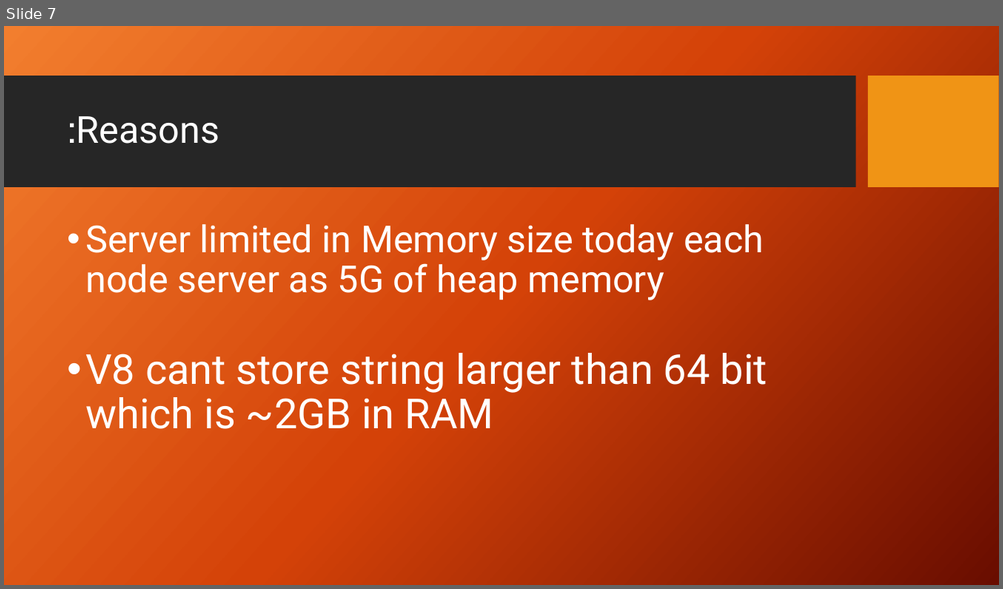
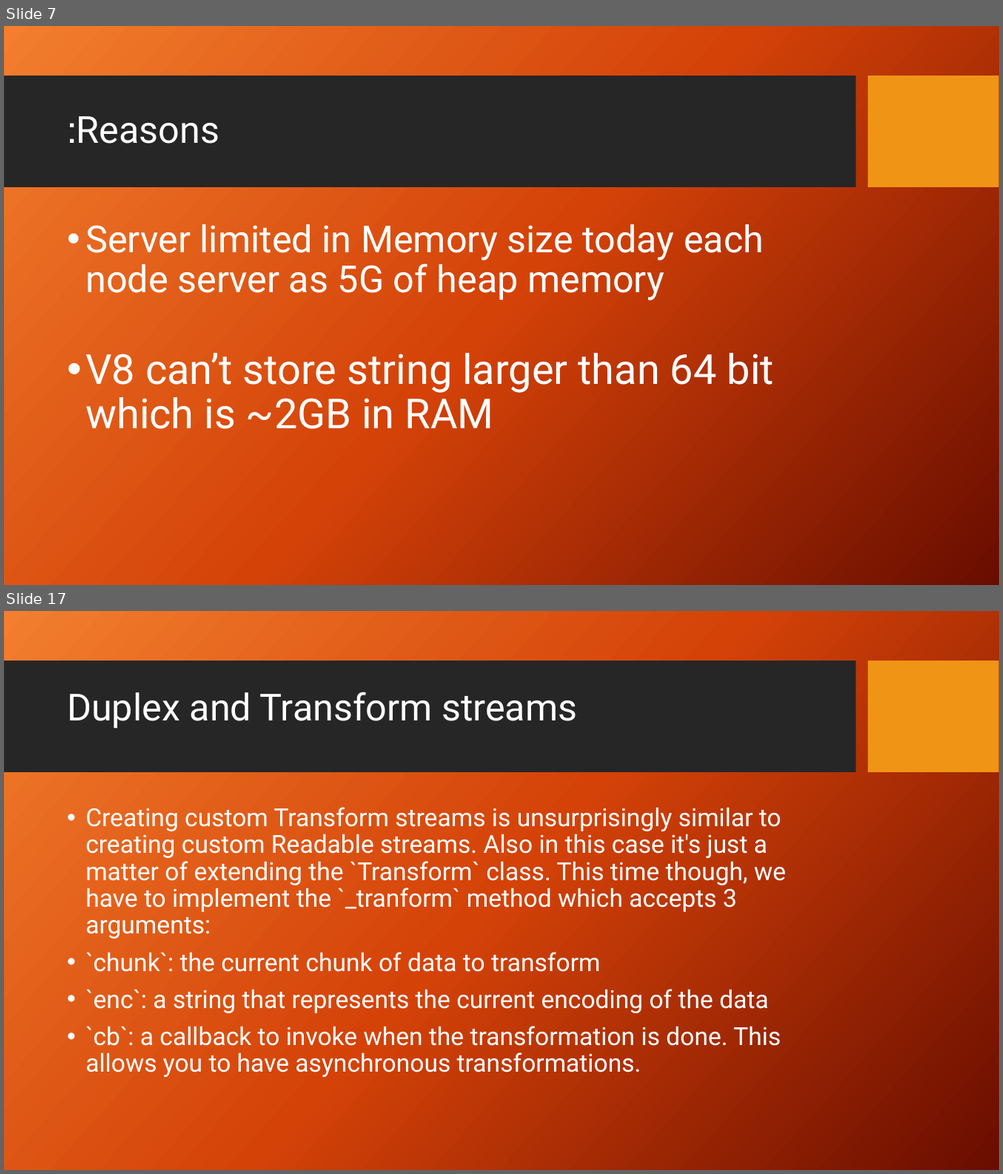
Before and after one commit to ntedgi/infra-meetings, a slide deck: Streams/Presentation.pptx. Shown one above the other, each under a label of ours: slide 7 before the commit, slides 7 and 17 after it; the slides between them are not shown. The pictures are 1003x589 and 1003x1174 pixels, drawn with LibreOffice and Linux fonts; fonts in the diff are those of the drawing; background and template pictures are left out. Boxes give left, top, right and bottom in pixels: in the first picture for what was removed or moved away, otherwise in the second. Text is boxed around its words. In the diff, an @@ line names an element or a change of style, - is before the commit and + after.

```diff
--- a/Streams/Presentation.pptx
+++ b/Streams/Presentation.pptx
@@ slide 17 added at (4,611,999,1170), background picture (left out); not listed: 2 template elements that a slide beside it also shows @@
@@ title added at (67,692,577,729), 36 pt, text #FFFFFF @@
+Duplex and Transform streams
@@ text added at (85,807,785,1077), 24 pt, text #FFFFFF @@
+• Creating custom Transform streams is unsurprisingly similar to creating custom Readable streams. Also in this case it's just a matter of extending the `Transform` class. This time though, we have to implement the `_tranform` method which accepts 3 arguments:
+• `chunk`: the current chunk of data to transform
+• `enc`: a string that represents the current encoding of the data
+• `cb`: a callback to invoke when the transformation is done. This allows you to have asynchronous transformations.
@@ slide 7 changed as well @@
@@ text at (85,353,774,429): text changed @@
-• V8 cant store string larger than 64 bit which is ~2GB in RAM
+• V8 can’t store string larger than 64 bit which is ~2GB in RAM
```
Also in this commit, not shown: 2 other slides changed, 14 other slides added, 3 slides removed, 37 other files.
